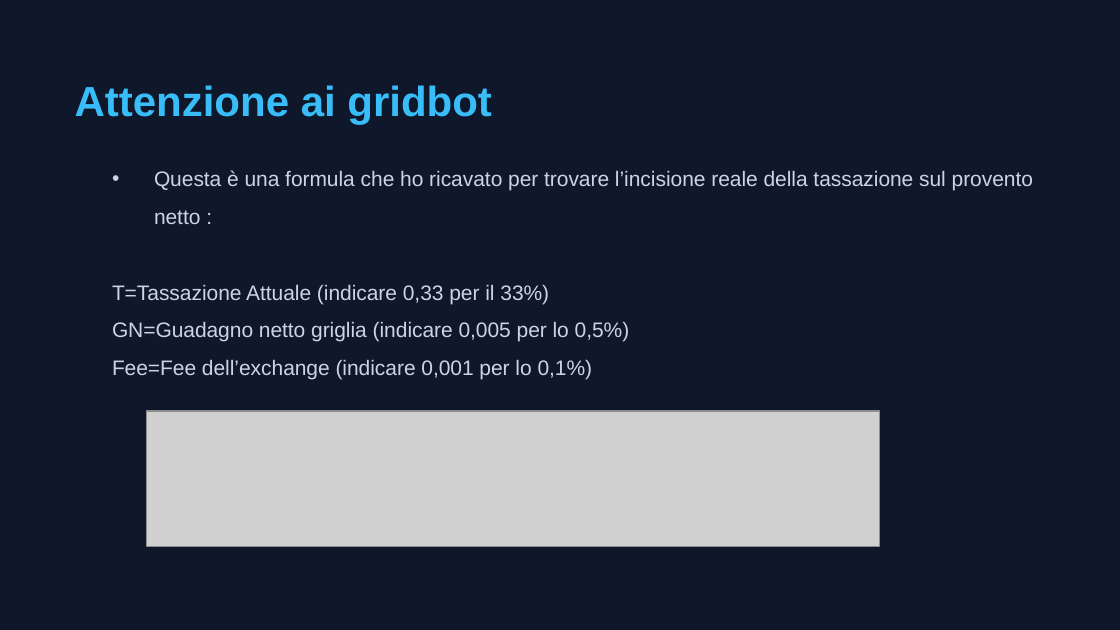
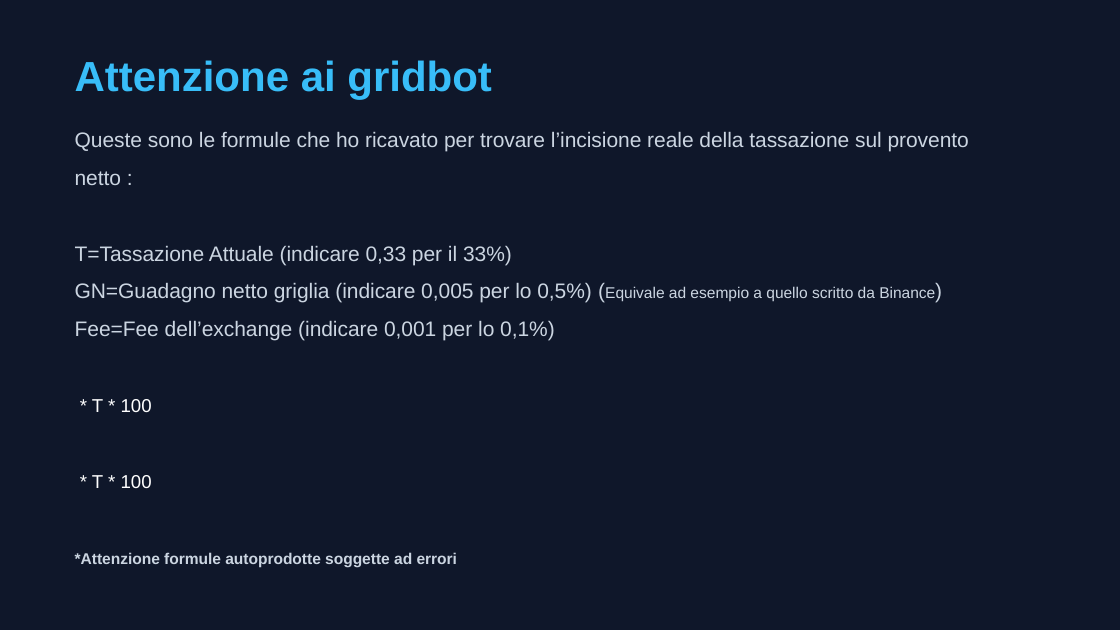
Before and after one commit to Lucapasselli/GiacenzeCrypto, a slide deck: slide 11 of Documentazione/Gestione delle fee.pptx (slide 9 before the commit). Drawn at 1120x630 pixels with LibreOffice and Linux fonts; fonts in the diff are those of the drawing; grey boxes stand for pictures. Boxes give left, top, right and bottom in pixels: in the first picture for what was removed or moved away, otherwise in the second. Text is boxed around its words. In the diff, an @@ line names an element or a change of style, - is before the commit and + after.

```diff
--- a/Documentazione/Gestione delle fee.pptx
+++ b/Documentazione/Gestione delle fee.pptx
@@ text "Attenzione ai gridbot": place and size @@
-text "Attenzione ai gridbot" at <box>75,85,492,125</box>
+text "Attenzione ai gridbot" at <box>75,60,492,99</box>
@@ text "Queste sono le formule che ...": place and size @@
-text "Queste sono le formule che ..." at <box>112,170,1033,380</box>
+text "Queste sono le formule che ..." at <box>75,132,969,567</box>
@@ text at <box>75,132,969,185</box>: text changed @@
-• Questa è una formula che ho ricavato per trovare l’incisione reale della tassazione sul provento netto :
+Queste sono le formule che ho ricavato per trovare l’incisione reale della tassazione sul provento netto :
@@ text at <box>75,283,935,303</box>: text changed @@
-GN=Guadagno netto griglia (indicare 0,005 per lo 0,5%)
+GN=Guadagno netto griglia (indicare 0,005 per lo 0,5%) (Equivale ad esempio a quello scritto da Binance)
@@ text at <box>75,399,457,567</box>: paragraphs added @@
+* T * 100
+* T * 100
+*Attenzione formule autoprodotte soggette ad errori
@@ picture removed at <box>147,411,879,547</box> @@
```
Also in this commit, not shown: 7 other slides changed, 2 slides added, 1 other file.
